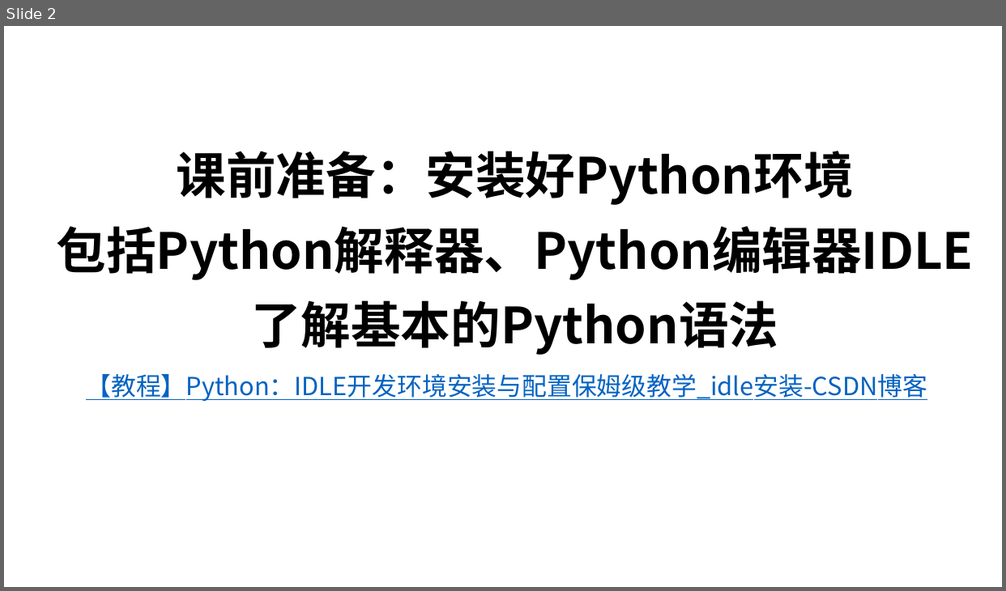
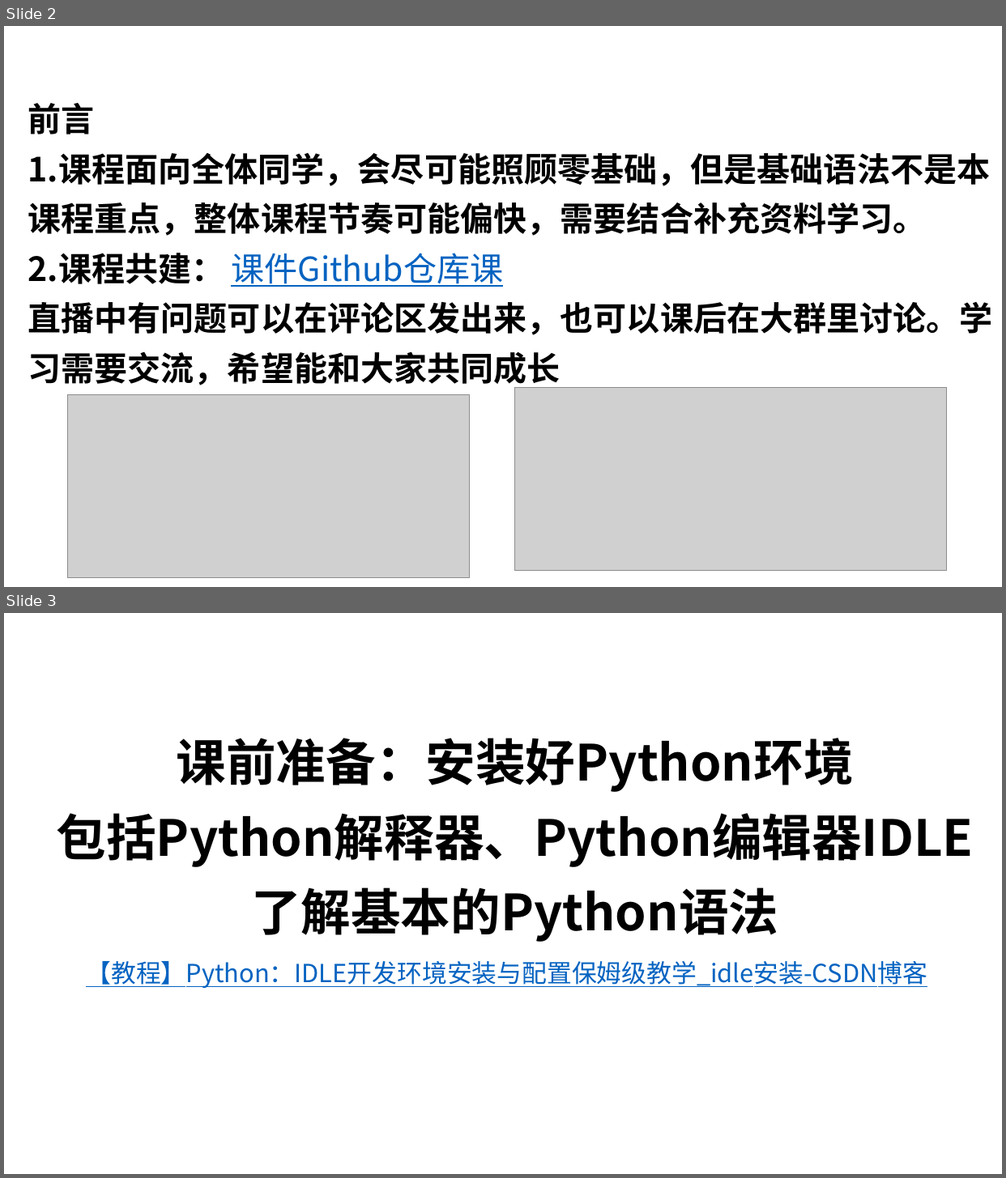
Before and after one commit to TsingPig/CodeRepo, a slide deck: Algorithm/_____保研岛____Python蓝桥杯/课件/Python 课时1.pptx. Shown one above the other, each under a label of ours: slide 2 before the commit, slides 2 and 3 after it. The pictures are 1006x591 and 1006x1178 pixels, drawn with LibreOffice and Linux fonts; fonts in the diff are those of the drawing; grey boxes stand for pictures. Boxes give left, top, right and bottom in pixels: in the first picture for what was removed or moved away, otherwise in the second. Text is boxed around its words. In the diff, an @@ line names an element or a change of style, - is before the commit and + after.

```diff
--- a/Algorithm/_____保研岛____Python蓝桥杯/课件/Python 课时1.pptx
+++ b/Algorithm/_____保研岛____Python蓝桥杯/课件/Python 课时1.pptx
@@ slide 2 added at [4, 26, 1002, 587], background #FFFFFF @@
@@ text added at [28, 103, 993, 390], 32 pt, text #000000, bold @@
+前言
+1.课程面向全体同学，会尽可能照顾零基础，但是基础语法不是本课程重点，整体课程节奏可能偏快，需要结合补充资料学习。
+2.课程共建：
+直播中有问题可以在评论区发出来，也可以课后在大群里讨论。学习需要交流，希望能和大家共同成长
@@ text added at [231, 253, 503, 287], 32 pt, text #0563C1, underline @@
+课件Github仓库课
@@ picture added at [515, 387, 948, 570] @@
@@ picture added at [68, 395, 470, 578] @@
@@ what was slide 2 is now slide 3 @@
```
Also in this commit, not shown: 8 slides changed, 1 other slide added, 4 slides removed, 3 other files.
